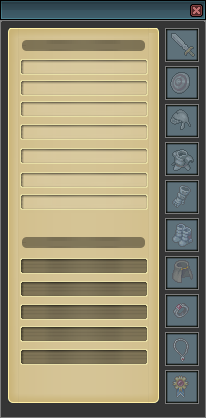
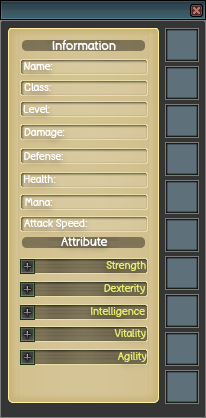
Layered file, before and after one edit (206×418). Changes by layer:
added group "Text" with 15 layers above "Attributes" over [23, 40, 147, 362]
added layer "Attack Speed" in group "Text" over [24, 219, 87, 229]
added layer "Defense" in group "Text" over [24, 152, 63, 160]
added layer "Mana:" in group "Text" over [25, 198, 52, 206]
added layer "Health:" in group "Text" over [23, 175, 56, 183]
added layer "Damage:" in group "Text" over [24, 128, 65, 138]
added layer "Level:" in group "Text" over [23, 105, 50, 113]
added layer "Class:" in group "Text" over [24, 83, 51, 91]
added layer "Name:" in group "Text" over [24, 62, 53, 70]
added layer "Information" in group "Text" over [52, 40, 116, 50]
added layer "Agility" in group "Text" over [117, 352, 147, 362]
added layer "Vitality" in group "Text" over [114, 329, 146, 339]
added layer "Intelligence" in group "Text" over [91, 307, 145, 317]
added layer "Dexterity" in group "Text" over [104, 284, 145, 294]
added layer "Strength" in group "Text" over [106, 261, 146, 271]
added layer "Attribute" in group "Text" over [61, 237, 108, 246]
added layer "Layer 35" in group "Attributes" over [20, 327, 35, 342]
added layer "Layer 36" in group "Attributes" over [20, 350, 35, 365]
added layer "Layer 34" in group "Attributes" over [20, 305, 35, 320]
added layer "Layer 33" in group "Attributes" over [20, 282, 35, 297]
added layer "Layer 32" in group "Attributes" over [20, 259, 35, 274]
hid group "Equpment" (10 layers) over [170, 33, 195, 398]
added layer "Box" (1st of 8, in "InfoBox") in group "InfoBox" over [20, 216, 148, 232]
